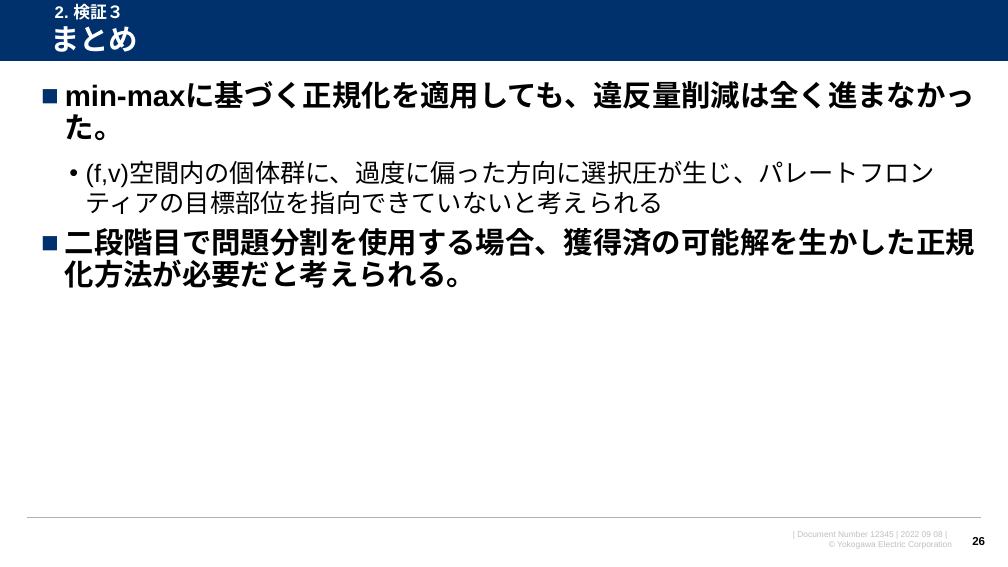
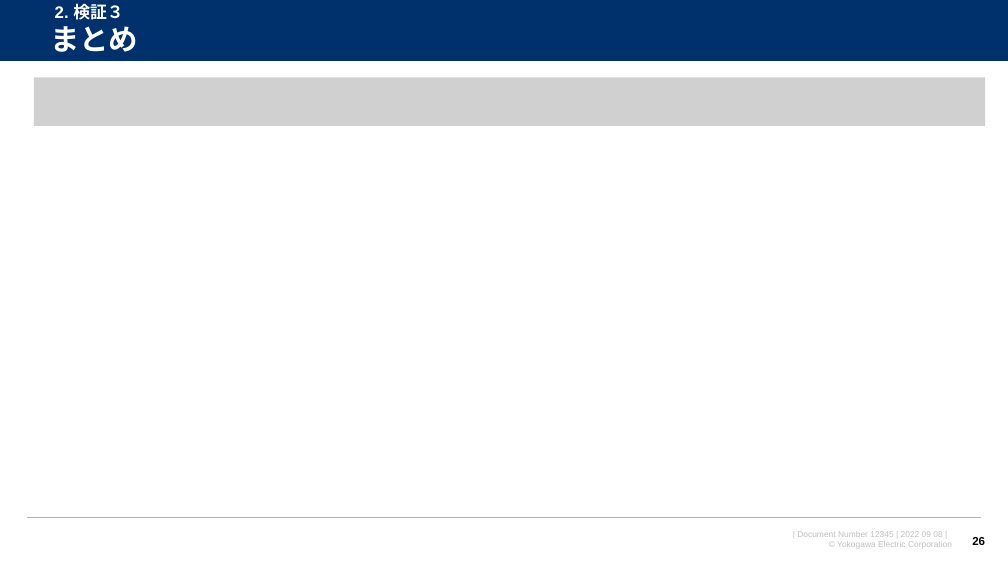
Before and after one commit to watarukumagai-git/opt, a slide deck: slide 26 of opt/220915_スケジューリング問題の検証_rev.0.pptx. Drawn at 1008x567 pixels with LibreOffice and Linux fonts; fonts in the diff are those of the drawing; grey boxes stand for pictures; background and template pictures are left out. Boxes give left, top, right and bottom in pixels: in the first picture for what was removed or moved away, otherwise in the second. Text is boxed around its words. In the diff, an @@ line names an element or a change of style, - is before the commit and + after.

```diff
--- a/opt/220915_スケジューリング問題の検証_rev.0.pptx
+++ b/opt/220915_スケジューリング問題の検証_rev.0.pptx
@@ picture added at [34,77,986,126] @@
@@ text removed at [65,83,975,288] @@
-■ min-maxに基づく正規化を適用しても、違反量削減は全く進まなかった。
-  • (f,v)空間内の個体群に、過度に偏った方向に選択圧が生じ、パレートフロンティアの目標部位を指向できていないと考えられる
-■ 二段階目で問題分割を使用する場合、獲得済の可能解を生かした正規化方法が必要だと考えられる。
```
Also in this commit, not shown: 2 other slides changed, 4 slides removed.
